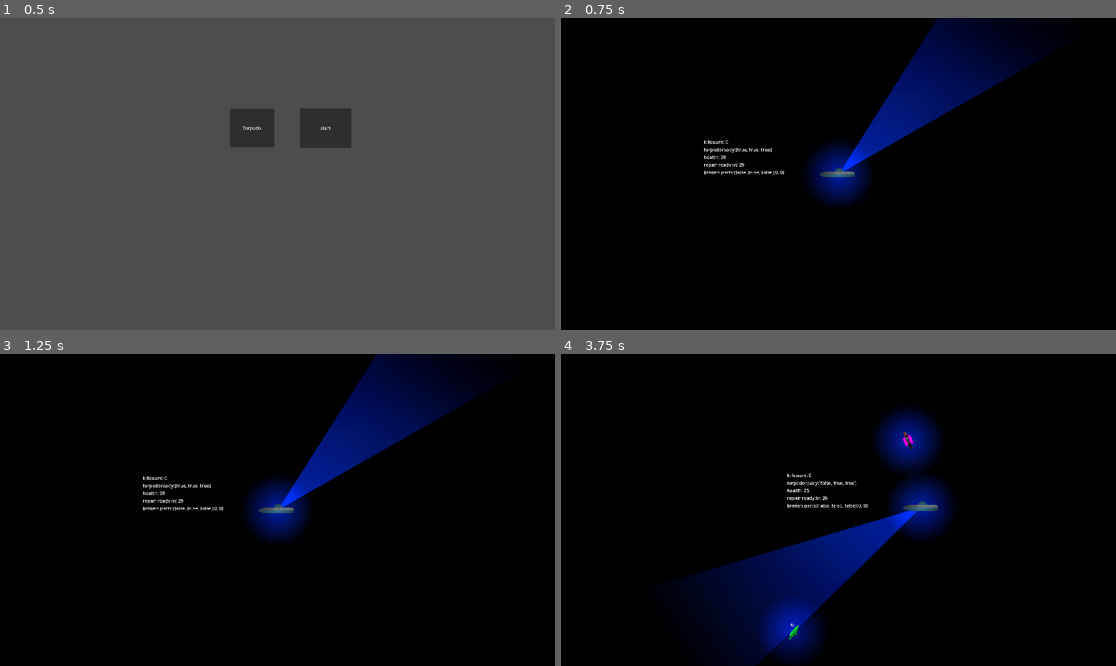
Above: before the commit, frames 1-4 (two rows, left to right).
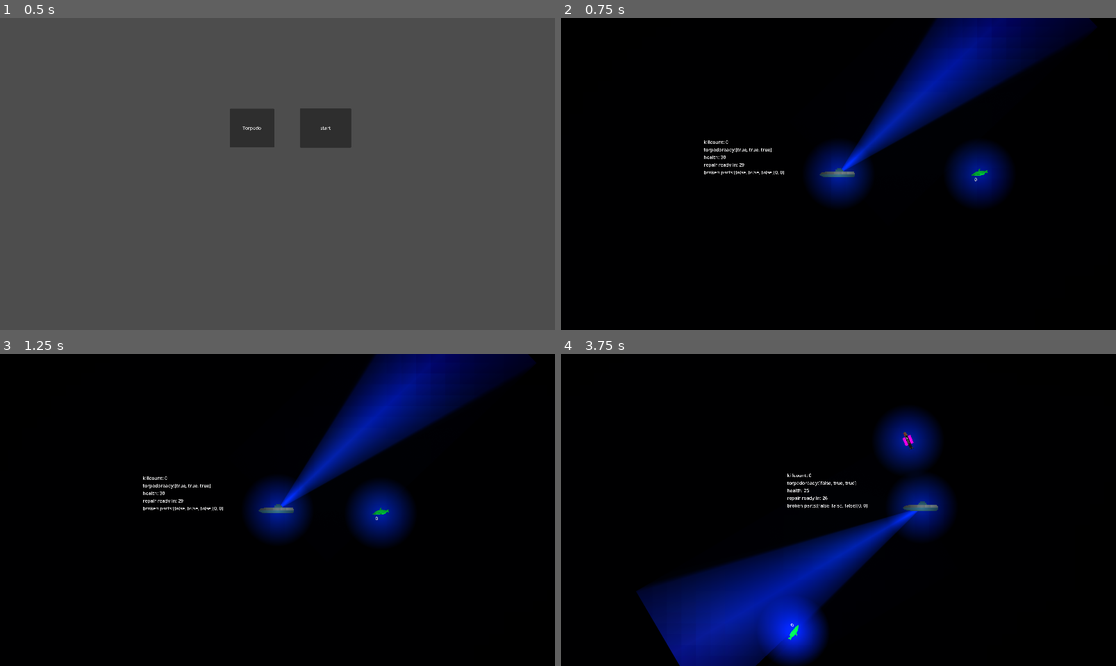
Above: after the commit, the same moments.

Repository: Sub-game-team/Subgame
Game: Godot game, scene res://main_menu.tscn
Two runs of this game, one before a commit and one after it. Both use one fixed random seed, a clock stepped at 60 frames per second and the inputs below. Sound files missing from this copy of the repository are replaced by a short silence.
Inputs (mouse positions are in pixels of both pictures, inside the frame that each line leads up to):
- Up to frame 1 (0.5 s): no input
- Up to frame 2 (0.75 s): click "start" at 0.5 s
- Up to frame 3 (1.25 s): no input
- Up to frame 4 (3.75 s): move the mouse to (960, 494) at 1.27 s; hold Right (right) 1.28-2.78 s; tap R (repair) at 1.35 s; tap Up (up) at 1.52, 2.27 s; move the mouse to (727, 525) at 2.02 s; right-click (727, 525) at 2.1 s; move the mouse to (894, 441) at 2.77 s; hold Left (left) 2.78-3.53 s; click (894, 441) at 2.85 s; move the mouse to (810, 572) at 3.52 s; hold Right (right) from 3.53 s (still down); tap 1 (torpedo0) at 3.6 s

Frame 1 is identical in both runs. In frame 2, 7.3% of the frame differs, in the area x 50-97%, y 0-61%; in frame 3, 7.3%; in frame 4, 10%, in the area x 13-65%, y 50-100%.
Error in both runs: Attempt to call function 'store_line' in base 'null instance' on a null instance. (res://main.gd:68)

Commit message:
WIP

Diff:
--- a/Torpedo0.tscn
+++ b/Torpedo0.tscn
@@ -4,7 +4,7 @@
 [ext_resource type="PhysicsMaterial" uid="uid://t84ckgjqh1cj" path="res://physicsMaterials/torpedo_physicsMaterial.tres" id="1_xak7a"]
 [ext_resource type="Texture2D" uid="uid://b2y2muqmywk56" path="res://Art/torpedo_0-variant_ferret.png" id="2_i2axh"]
 [ext_resource type="AudioStream" uid="uid://brih27dctfqlj" path="res://sounds/explode01.ogg" id="3_e6xop"]
-[ext_resource type="Texture2D" uid="uid://c1fq7ph7o1hd4" path="res://Unbenannt.png" id="5_3cwbo"]
+[ext_resource type="Texture2D" uid="uid://d255cj75ffvar" path="res://point_light.png" id="5_qyp82"]
 
 [sub_resource type="CircleShape2D" id="CircleShape2D_do5jb"]
 radius = 80.0
@@ -62,7 +62,7 @@
 
 [node name="PointLight2D" type="PointLight2D" parent="."]
 blend_mode = 2
-texture = ExtResource("5_3cwbo")
+texture = ExtResource("5_qyp82")
 
 [connection signal="body_entered" from="." to="." method="_on_body_entered"]
 [connection signal="timeout" from="Timer" to="." method="_on_timer_timeout"]
--- a/mob_scene.tscn
+++ b/mob_scene.tscn
@@ -3,7 +3,7 @@
 [ext_resource type="Material" uid="uid://bw602x4inua28" path="res://Shaders/mob_shader_mat.tres" id="1_al6sl"]
 [ext_resource type="Script" path="res://mob.gd" id="1_o3kvi"]
 [ext_resource type="Texture2D" uid="uid://df6asf71gxp7g" path="res://Art/enemy_normal.png" id="2_00tpv"]
-[ext_resource type="Texture2D" uid="uid://dgbqo64atuto0" path="res://2d_lights_and_shadows_neutral_point_light.webp" id="4_nj2iy"]
+[ext_resource type="Texture2D" uid="uid://d255cj75ffvar" path="res://point_light.png" id="4_xgo67"]
 
 [sub_resource type="PhysicsMaterial" id="PhysicsMaterial_dk6u7"]
 absorbent = true
@@ -63,7 +63,7 @@
 autowrap_mode = 3
 
 [node name="PointLight2D" type="PointLight2D" parent="."]
-energy = 0.0
-texture = ExtResource("4_nj2iy")
+blend_mode = 2
+texture = ExtResource("4_xgo67")
 
 [connection signal="body_entered" from="." to="." method="_on_body_entered"]
--- a/player.tscn
+++ b/player.tscn
@@ -1,12 +1,13 @@
-[gd_scene load_steps=11 format=3 uid="uid://ch43k4w4dvjsy"]
+[gd_scene load_steps=12 format=3 uid="uid://ch43k4w4dvjsy"]
 
 [ext_resource type="Script" path="res://Player.gd" id="1_iubxo"]
 [ext_resource type="Texture2D" uid="uid://bjei64rpo8ie6" path="res://UBootV2.png" id="2_57c6f"]
 [ext_resource type="Script" path="res://player_camera.gd" id="3_1tnlc"]
 [ext_resource type="AudioStream" uid="uid://baf5af6l1jh86" path="res://sounds/nord_ambient01.ogg" id="4_gsdcc"]
 [ext_resource type="Script" path="res://flashlight.gd" id="5_rgvdp"]
-[ext_resource type="Texture2D" uid="uid://dsnhxk8joy2c6" path="res://FICKDICHGIMP.png" id="5_s1b4r"]
 [ext_resource type="Texture2D" uid="uid://dgbqo64atuto0" path="res://2d_lights_and_shadows_neutral_point_light.webp" id="6_y0o4n"]
+[ext_resource type="Texture2D" uid="uid://d255cj75ffvar" path="res://point_light.png" id="8_7vxse"]
+[ext_resource type="Texture2D" uid="uid://c1fq7ph7o1hd4" path="res://Unbenannt.png" id="8_sjy6n"]
 
 [sub_resource type="LabelSettings" id="LabelSettings_rrj6r"]
 
@@ -100,7 +101,7 @@
 blend_mode = 2
 shadow_enabled = true
 shadow_item_cull_mask = 3
-texture = ExtResource("5_s1b4r")
+texture = ExtResource("8_sjy6n")
 offset = Vector2(500, 0)
 script = ExtResource("5_rgvdp")
 
@@ -108,7 +109,7 @@
 range_item_cull_mask = 3
 shadow_enabled = true
 shadow_item_cull_mask = 7
-texture = ExtResource("6_y0o4n")
+texture = ExtResource("8_7vxse")
 
 [node name="Timer_electrogun" type="Timer" parent="."]
 wait_time = 0.5
Binary file changed: Unbenannt.png
Binary file added: point_light.png
Not shown, added: point_light.png.import
Binary file added: sub_conelight.png
Not shown, added: sub_conelight.png.import
